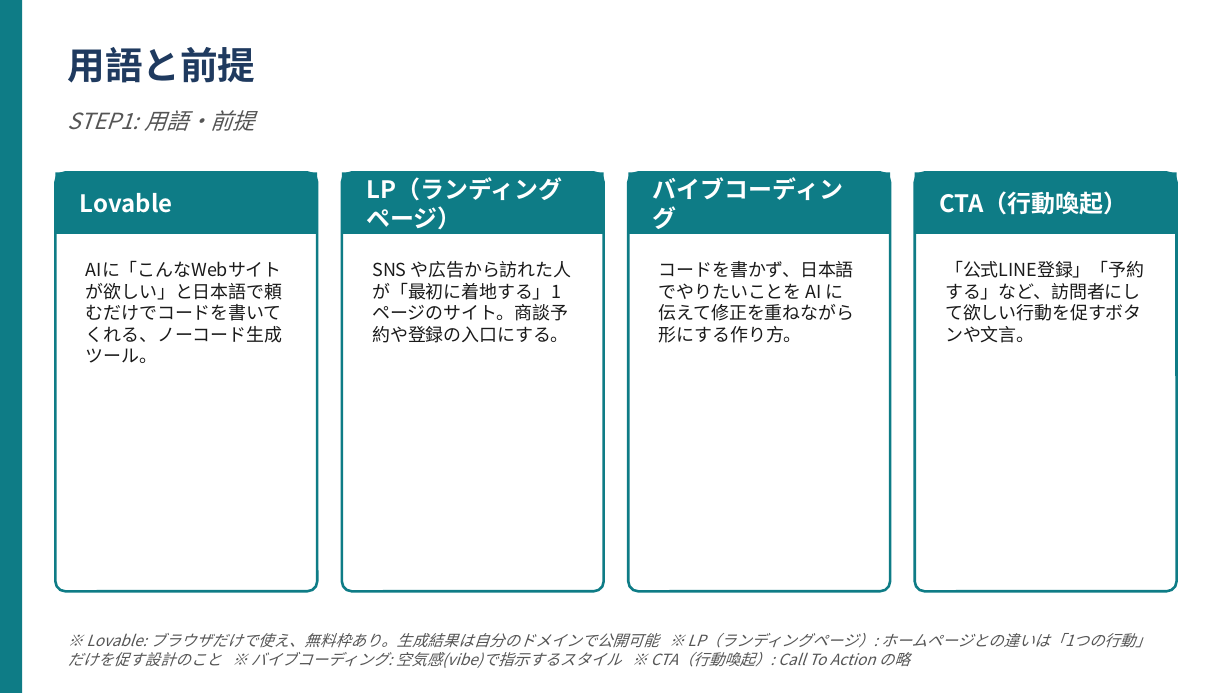
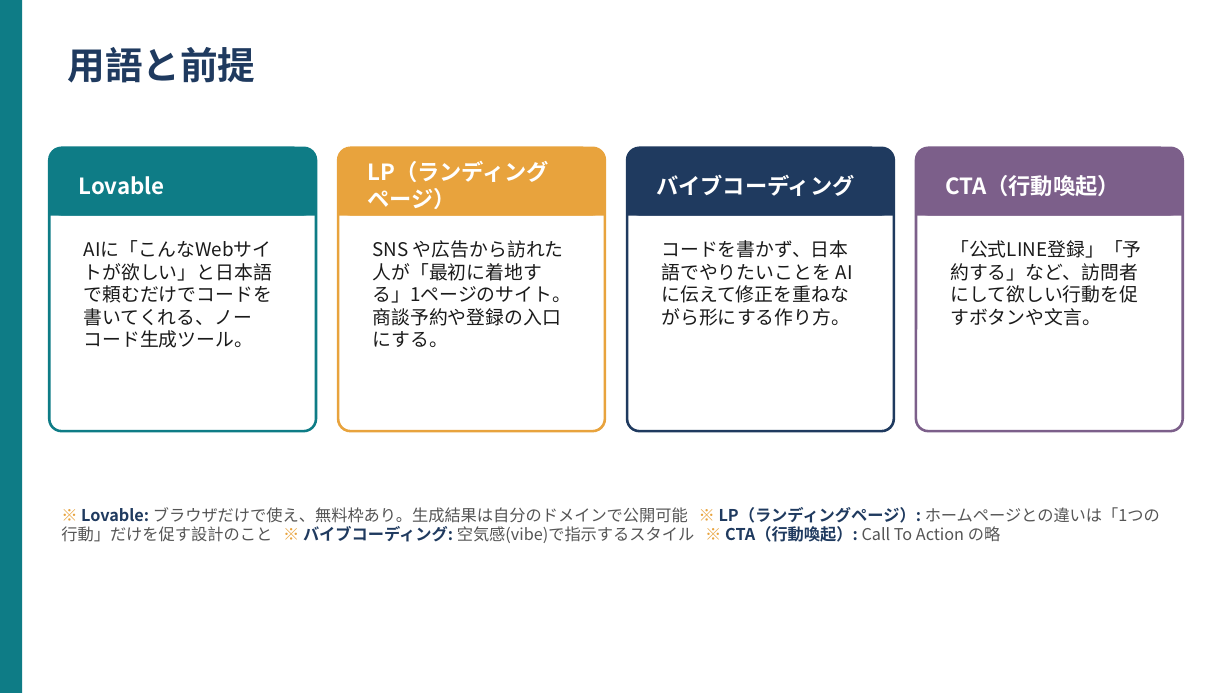
Before and after one commit to kana-story-321/github.io, a slide deck: slide 3 of lecture_pptx/out/work01_basic_student.pptx. Drawn at 1232x693 pixels with LibreOffice and Linux fonts; fonts in the diff are those of the drawing. Boxes give left, top, right and bottom in pixels: in the first picture for what was removed or moved away, otherwise in the second. Text is boxed around its words. In the diff, an @@ line names an element or a change of style, - is before the commit and + after.

```diff
--- a/lecture_pptx/out/work01_basic_student.pptx
+++ b/lecture_pptx/out/work01_basic_student.pptx
@@ text removed at box(68, 110, 255, 131) @@
-STEP1: 用語・前提
@@ rounded rectangle: place and size @@
-rounded rectangle at box(55, 172, 317, 591)
+rounded rectangle at box(49, 148, 317, 431)
@@ rounded rectangle at box(49, 148, 317, 431): proportions changed @@
@@ rounded rectangle added at box(49, 148, 317, 216), fill #0E7C86 @@
@@ rounded rectangle: place and size @@
-rounded rectangle at box(341, 172, 602, 591)
+rounded rectangle at box(339, 148, 606, 431)
@@ rounded rectangle at box(339, 148, 606, 431): outline #0E7C86 1.5 pt to #E8A33D 1.5 pt; proportions changed @@
@@ rounded rectangle added at box(339, 148, 606, 216), fill #E8A33D @@
@@ rounded rectangle: place and size @@
-rounded rectangle at box(628, 172, 890, 591)
+rounded rectangle at box(627, 148, 894, 431)
@@ rounded rectangle at box(627, 148, 894, 431): outline #0E7C86 1.5 pt to #1F3A5F 1.5 pt; proportions changed @@
@@ rounded rectangle added at box(627, 148, 894, 216), fill #1F3A5F @@
@@ rounded rectangle: place and size @@
-rounded rectangle at box(914, 172, 1175, 591)
+rounded rectangle at box(915, 148, 1183, 431)
@@ rounded rectangle at box(915, 148, 1183, 431): outline #0E7C86 1.5 pt to #7C5F8A 1.5 pt; proportions changed @@
@@ rounded rectangle added at box(915, 148, 1183, 216), fill #7C5F8A @@
@@ rectangle: place and size @@
-rectangle at box(55, 172, 317, 234)
+rectangle at box(49, 172, 317, 216)
@@ text "Lovable": place and size @@
-text "Lovable" at box(80, 193, 173, 213)
+text "Lovable" at box(79, 176, 165, 195)
@@ rectangle: place and size @@
-rectangle at box(341, 172, 602, 234)
+rectangle at box(339, 172, 606, 216)
@@ rectangle at box(339, 172, 606, 216): fill #0E7C86 to #E8A33D @@
@@ text "LP（ランディングページ）": place and size @@
-text "LP（ランディングページ）" at box(366, 177, 562, 230)
+text "LP（ランディングページ）" at box(368, 161, 549, 209)
@@ rectangle: place and size @@
-rectangle at box(628, 172, 890, 234)
+rectangle at box(627, 172, 894, 216)
@@ rectangle at box(627, 172, 894, 216): fill #0E7C86 to #1F3A5F @@
@@ rectangle: place and size @@
-rectangle at box(914, 172, 1175, 234)
+rectangle at box(915, 172, 1183, 216)
@@ rectangle at box(915, 172, 1183, 216): fill #0E7C86 to #7C5F8A @@
@@ size 14 to 13 pt in 4 elements at box(79, 176, 165, 195), box(656, 175, 854, 196), box(368, 161, 549, 209), box(945, 175, 1119, 196) @@
@@ text "CTA（行動喚起）": place and size @@
-text "CTA（行動喚起）" at box(939, 191, 1128, 215)
+text "CTA（行動喚起）" at box(945, 175, 1119, 196)
@@ text "AIに「こんなWebサイトが欲しい」と日本語で頼むだけでコードを書いてくれる、ノーコード生成ツール。": place and size @@
-text "AIに「こんなWebサイトが欲しい」と日本語で頼むだけでコードを書いてくれる、ノーコード生成ツール。" at box(86, 260, 282, 363)
+text "AIに「こんなWebサイトが欲しい」と日本語で頼むだけでコードを書いてくれる、ノーコード生成ツール。" at box(84, 240, 273, 348)
@@ text "SNS や広告から訪れた人が「最初に着地する」1ページのサイト。商談予約や登録の入口にする。": place and size @@
-text "SNS や広告から訪れた人が「最初に着地する」1ページのサイト。商談予約や登録の入口にする。" at box(372, 261, 572, 343)
+text "SNS や広告から訪れた人が「最初に着地する」1ページのサイト。商談予約や登録の入口にする。" at box(373, 240, 571, 347)
@@ text "コードを書かず、日本語でやりたいことを AI に伝えて修正を重ねながら形にする作り方。": place and size @@
-text "コードを書かず、日本語でやりたいことを AI に伝えて修正を重ねながら形にする作り方。" at box(659, 261, 854, 343)
+text "コードを書かず、日本語でやりたいことを AI に伝えて修正を重ねながら形にする作り方。" at box(661, 240, 853, 326)
@@ size 10.5 to 11 pt; more space between paragraphs in 4 elements at box(84, 240, 273, 348), box(373, 240, 571, 347), box(661, 240, 853, 326), box(950, 240, 1141, 326) @@
@@ text "「公式LINE登録」「予約する」など、訪問者にして欲しい行動を促すボタンや文言。": place and size @@
-text "「公式LINE登録」「予約する」など、訪問者にして欲しい行動を促すボタンや文言。" at box(945, 260, 1144, 343)
+text "「公式LINE登録」「予約する」など、訪問者にして欲しい行動を促すボタンや文言。" at box(950, 240, 1141, 326)
@@ text "※ Lovable: ブラウザだけで使え、無料枠あり。生成結果は自分のドメインで公開可能 ※ LP（ランディングページ） ...": place and size @@
-text "※ Lovable: ブラウザだけで使え、無料枠あり。生成結果は自分のドメインで公開可能 ※ LP（ランディングページ） ..." at box(68, 633, 1151, 668)
+text "※ Lovable: ブラウザだけで使え、無料枠あり。生成結果は自分のドメインで公開可能 ※ LP（ランディングページ） ..." at box(61, 507, 1160, 543)
@@ text "※ Lovable: ブラウザだけで使え、無料枠あり。生成結果は自分のドメインで公開可能 ※ LP（ランディングページ） ..." at box(61, 507, 1160, 543): size 9 to 9.5 pt, italic off; text colour #555555 to #E8A33D in "※ ※ ※ ※"; text colour #555555 to #1F3A5F in "Lovable: LP（ランディングページ）: バイブコーディング: CTA（行動喚起）:"; bold on in "※ Lovable: ※ LP（ランディングページ）: ※ バイブコーディング: ※ ..."; vertical alignment middle to top @@
```
Also in this commit, not shown: 3 other slides changed, 8 other files.
